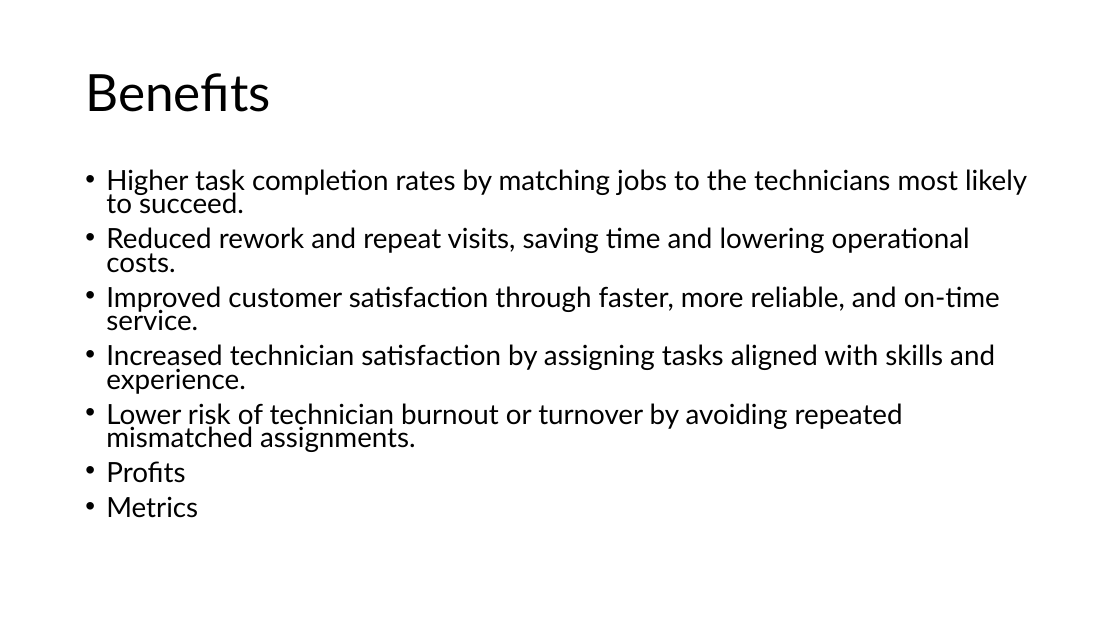
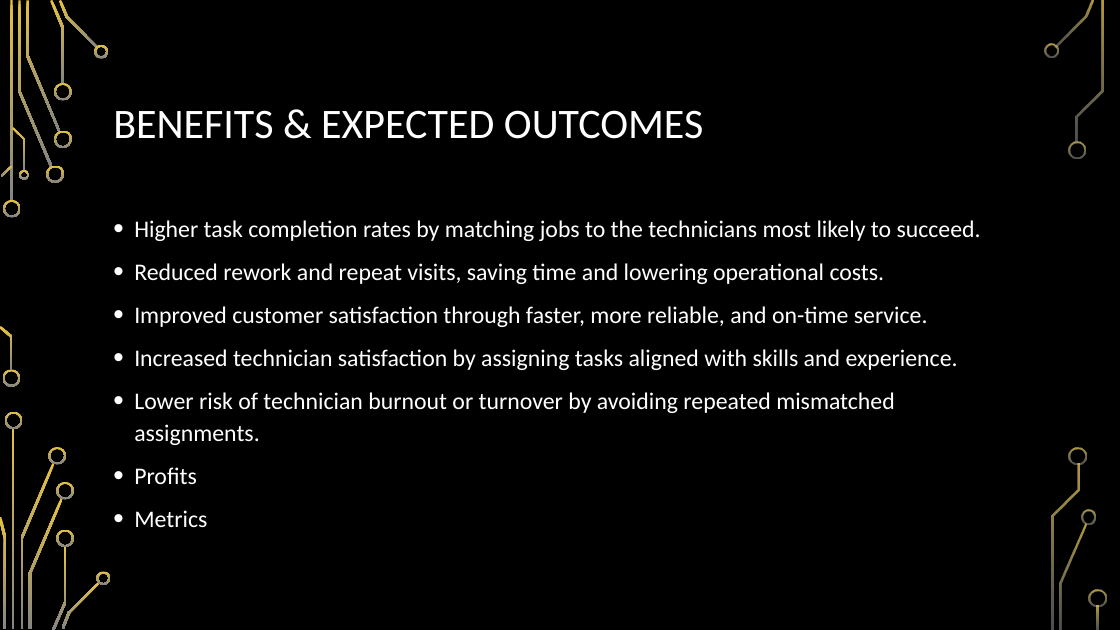
Before and after one commit to suebyeon/Capstone, a slide deck: slide 11 of Business Case.pptx. Drawn at 1120x630 pixels with LibreOffice and Linux fonts; fonts in the diff are those of the drawing; background and template pictures are left out. Boxes give left, top, right and bottom in pixels: in the first picture for what was removed or moved away, otherwise in the second. Text is boxed around its words. In the diff, an @@ line names an element or a change of style, - is before the commit and + after.

```diff
--- a/Business Case.pptx
+++ b/Business Case.pptx
@@ background #FFFFFF to picture (left out) @@
@@ title at (113,110,703,139): text changed; size 44 to 36 pt; font Lato to Calibri; text colour #000000 to #FFFFFF @@
-Benefits
+BENEFITS & EXPECTED OUTCOMES
@@ text "Higher task completion rates by ...": place and size @@
-text "Higher task completion rates by ..." at (106,169,1027,518)
+text "Higher task completion rates by ..." at (134,220,981,527)
@@ text "Higher task completion rates by ..." at (134,220,981,527): size 23.8 to 20.4 pt, font Lato to Calibri, text colour #000000 to #FFFFFF; line spacing 0.7 to 1.1 @@
@@ group added at (0,0,1107,630): 33 freeform shapes, 3 rectangles @@
```
Also in this commit, not shown: 10 other slides changed, 2 slides added, 2 slides removed.
